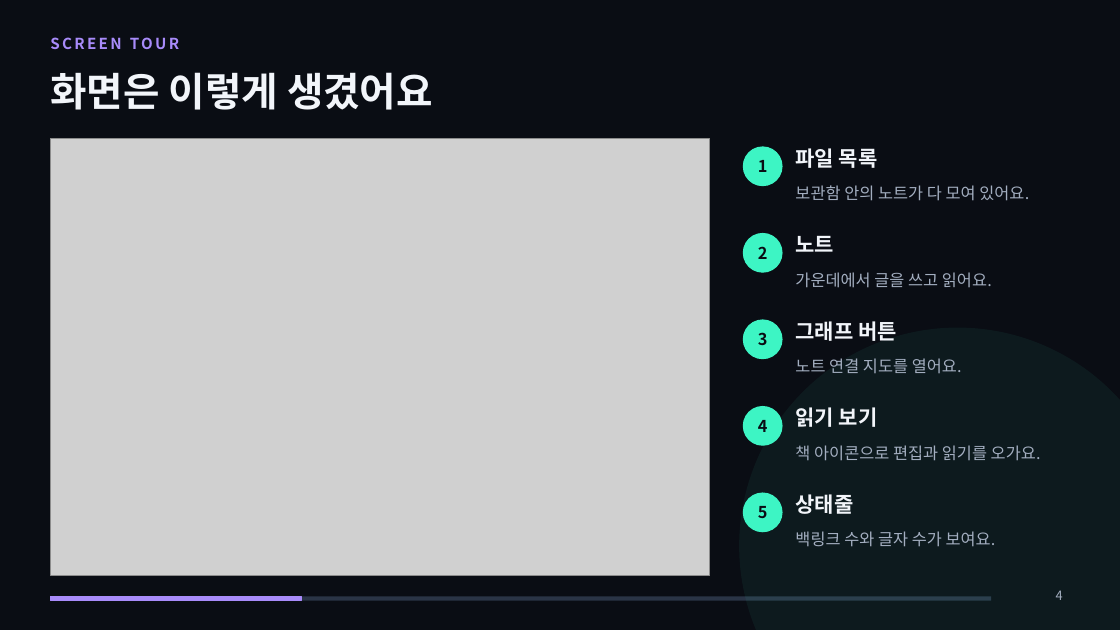
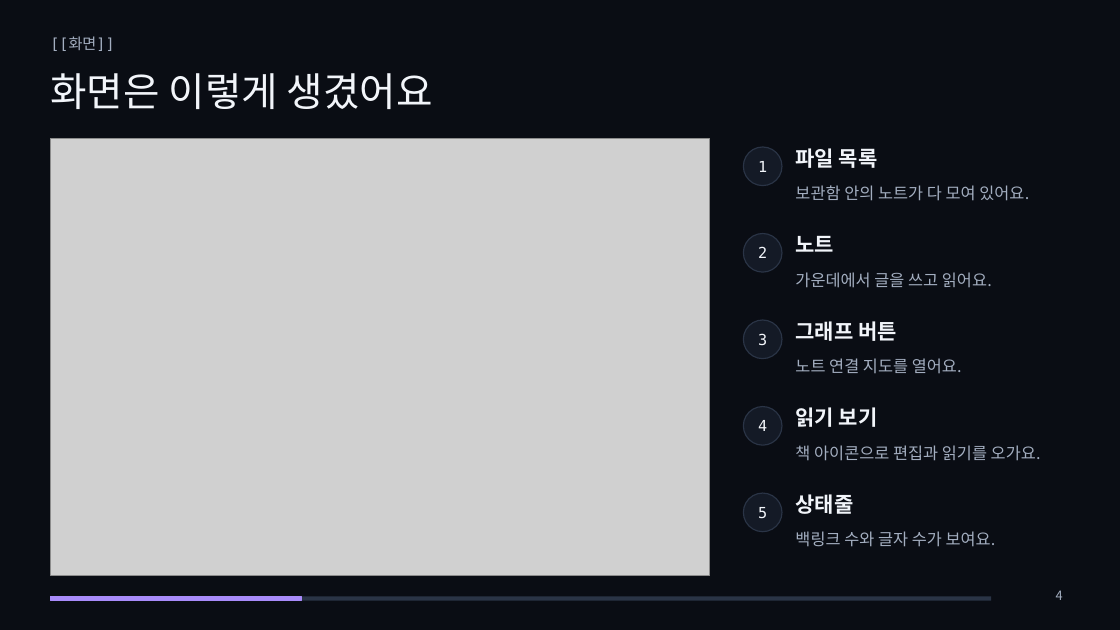
Before and after one commit to metaluca27/huhsame-script, a slide deck: slide 4 of docs/강의/옵시디언_입문/옵시디언_입문_강의.pptx. Drawn at 1120x630 pixels with LibreOffice and Linux fonts; fonts in the diff are those of the drawing; grey boxes stand for pictures. Boxes give left, top, right and bottom in pixels: in the first picture for what was removed or moved away, otherwise in the second. Text is boxed around its words. In the diff, an @@ line names an element or a change of style, - is before the commit and + after.

```diff
--- a/docs/강의/옵시디언_입문/옵시디언_입문_강의.pptx
+++ b/docs/강의/옵시디언_입문/옵시디언_입문_강의.pptx
@@ title "화면은 이렇게 생겼어요" at [50, 73, 433, 109]: bold off @@
@@ text at [50, 37, 114, 51]: text changed; font Noto Sans CJK KR to DejaVu Sans Mono; text colour #A88BFA to #A3AEC0; bold off @@
-SCREEN TOUR
+[[화면]]
@@ ellipse removed at [739, 328, 1120, 630] @@
@@ size 14 to 13 pt, font Noto Sans CJK KR to DejaVu Sans Mono, text colour #0A0D14 to #F2F5FA, bold off in 5 elements at [758, 161, 767, 172], [758, 246, 767, 258], [758, 333, 767, 345], [758, 420, 767, 431], [758, 507, 767, 519] @@
@@ fill #3DF5C4 to #141A26; outline #3DF5C4 1 pt to #2A3446 1 pt in 5 elements at [744, 147, 782, 186], [744, 234, 782, 272], [744, 320, 782, 359], [744, 407, 782, 445], [744, 493, 782, 532] @@
```
Also in this commit, not shown: 14 other slides changed, 9 other files.
